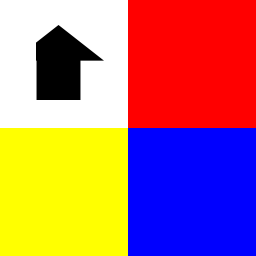
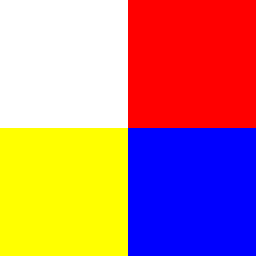
The second (256, 256) image is a revision of the first. Changes to its layers:
removed layer "Shape 1" over [36, 25, 104, 100]
